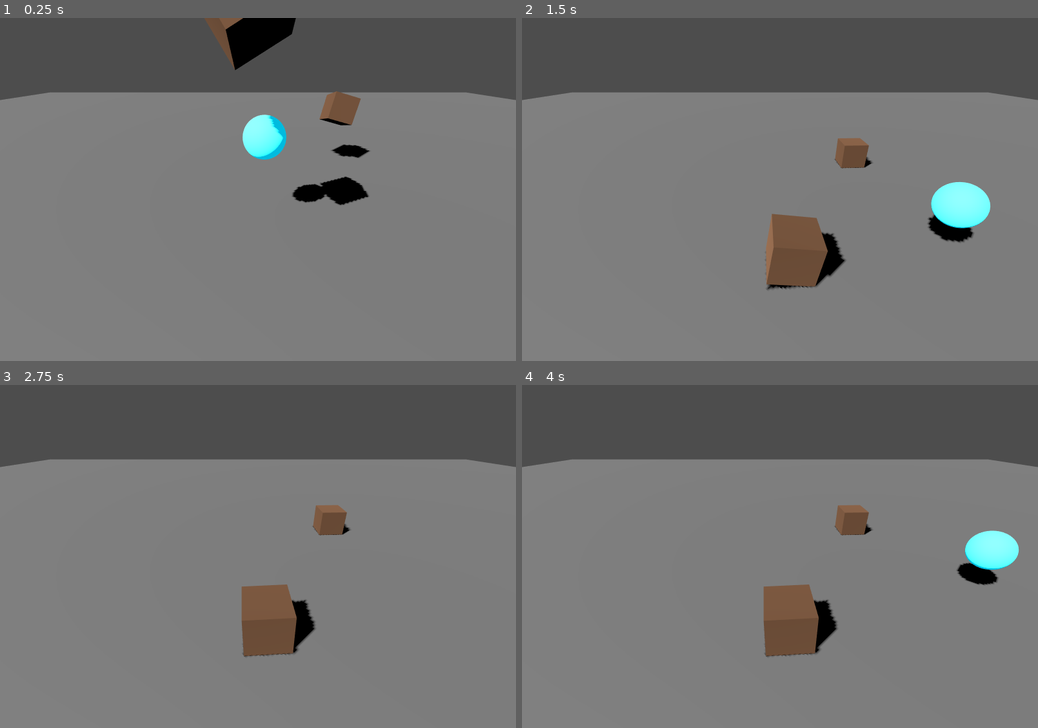
Above: before the commit, frames 1-4 (two rows, left to right).
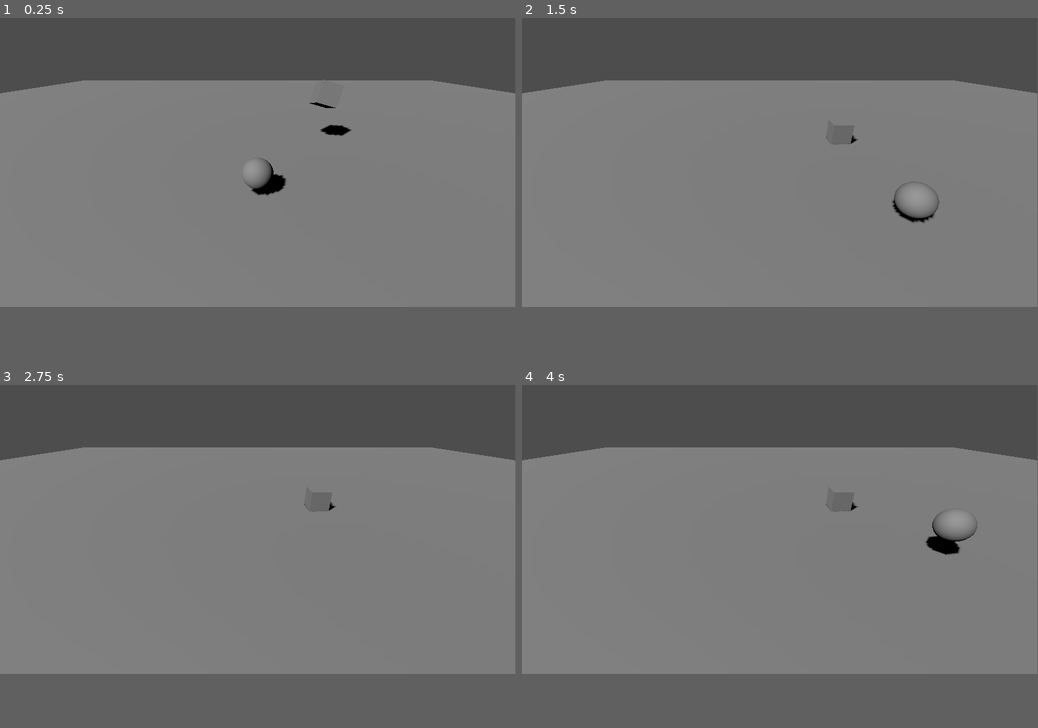
Above: after the commit, the same moments.

Repository: Unlimited-Development-Works/zorb-3
Game: Godot game, scene res://Scenes/test.tscn
Two runs of this game, one before a commit and one after it. Both use one fixed random seed, a clock stepped at 60 frames per second and the inputs below.
Inputs:
- Up to frame 1 (0.25 s): no input
- Up to frame 2 (1.5 s): tap Enter (ui_accept) at 0.5, 0.77 s; hold Right (ui_right) 0.53-1.28 s; hold Down (ui_down) from 1.28 s (still down)
- Up to frame 3 (2.75 s): tap Enter (ui_accept) at 1.52 s; release Down (ui_down) at 2.03 s; hold Right (ui_right) from 2.03 s (still down)
- Up to frame 4 (4 s): tap Enter (ui_accept) at 2.75, 3.02, 3.77 s; release Right (ui_right) at 2.78 s; hold Up (ui_up) 2.78-3.53 s; hold Left (ui_left) from 3.53 s (still down)
In our replay, the window is 800x533 before the commit and 799x449 after it. These sizes can differ from the game's own. Grey fills any space a smaller window leaves; there, only what the larger window draws over its background counts as a difference.

The runs differ from the first frame. In frame 1, 7.7% of the frame differs, in the area x 0-100%, y 0-55%; in frame 2, 8.1%, in the area x 0-100%, y 0-80%; in frame 3, 6.1%; in frame 4, 7.8%.

Commit message:
Revert "add some default materials"
This reverts commit 456109d3d00a3832d6a7f35980df5d81aa5a1790.

Diff:
--- a/Scenes/box.tscn
+++ b/Scenes/box.tscn
@@ -1,14 +1,8 @@
-[gd_scene load_steps=4 format=3 uid="uid://2eh3nosun1t3"]
+[gd_scene load_steps=3 format=3 uid="uid://2eh3nosun1t3"]
 
 [sub_resource type="BoxShape3D" id="BoxShape3D_1gpe4"]
 
-[sub_resource type="StandardMaterial3D" id="StandardMaterial3D_ggnqi"]
-albedo_color = Color(0.688592, 0.492123, 0.354554, 1)
-metallic = 0.59
-metallic_specular = 0.53
-
 [sub_resource type="BoxMesh" id="BoxMesh_dsyfk"]
-material = SubResource("StandardMaterial3D_ggnqi")
 
 [node name="Box" type="RigidBody3D"]
 mass = 0.1
--- a/Scenes/test.tscn
+++ b/Scenes/test.tscn
@@ -26,13 +26,10 @@
 shadow_enabled = true
 
 [node name="Zorb" parent="." instance=ExtResource("1_1jsm8")]
-transform = Transform3D(1, 0, 0, 0, 1, 0, 0, 0, 1, 0.147306, 2.74471, -0.0588033)
+transform = Transform3D(1, 0, 0, 0, 1, 0, 0, 0, 1, 0, 1, 0)
 
 [node name="Camera3D" type="Camera3D" parent="."]
 transform = Transform3D(1, 0, 0, 0, 0.866025, 0.5, 0, -0.5, 0.866025, 0, 4, 5)
 
 [node name="Box" parent="." instance=ExtResource("2_ggj2q")]
 transform = Transform3D(0.965926, 0.25, 0.0669873, -0.258819, 0.933013, 0.25, 0, -0.258819, 0.965926, 3.2692, 2.56261, -4.45823)
-
-[node name="Box2" parent="." instance=ExtResource("2_ggj2q")]
-transform = Transform3D(0.854495, -0.519459, 0, 0.471899, 0.77626, 0.41801, -0.217139, -0.357187, 0.908443, -0.180181, 4.98778, 1.30896)
--- a/Scenes/zorb.tscn
+++ b/Scenes/zorb.tscn
@@ -1,18 +1,10 @@
-[gd_scene load_steps=5 format=3 uid="uid://dcewyvm3lo1nu"]
+[gd_scene load_steps=4 format=3 uid="uid://dcewyvm3lo1nu"]
 
 [ext_resource type="Script" path="res://Scripts/Movement.gd" id="1_wtay1"]
 
 [sub_resource type="SphereShape3D" id="SphereShape3D_4akds"]
 
-[sub_resource type="StandardMaterial3D" id="StandardMaterial3D_2qmsi"]
-albedo_color = Color(0.678431, 1, 1, 1)
-metallic = 0.53
-roughness = 0.9
-emission_enabled = true
-emission = Color(3.08037e-06, 0.733235, 0.874191, 1)
-
 [sub_resource type="SphereMesh" id="SphereMesh_mg8o0"]
-material = SubResource("StandardMaterial3D_2qmsi")
 
 [node name="Zorb" type="CharacterBody3D"]
 script = ExtResource("1_wtay1")
--- a/project.godot
+++ b/project.godot
@@ -15,20 +15,7 @@
 config/features=PackedStringArray("4.3", "GL Compatibility")
 config/icon="res://icon.svg"
 
-[display]
-
-window/size/viewport_width=1800
-window/size/viewport_height=1200
-
-[physics]
-
-3d/run_on_separate_thread=true
-3d/physics_engine="GodotPhysics3D"
-
 [rendering]
 
 renderer/rendering_method="gl_compatibility"
 renderer/rendering_method.mobile="gl_compatibility"
-anti_aliasing/quality/msaa_2d=3
-anti_aliasing/quality/msaa_3d=3
-anti_aliasing/quality/screen_space_aa=1
